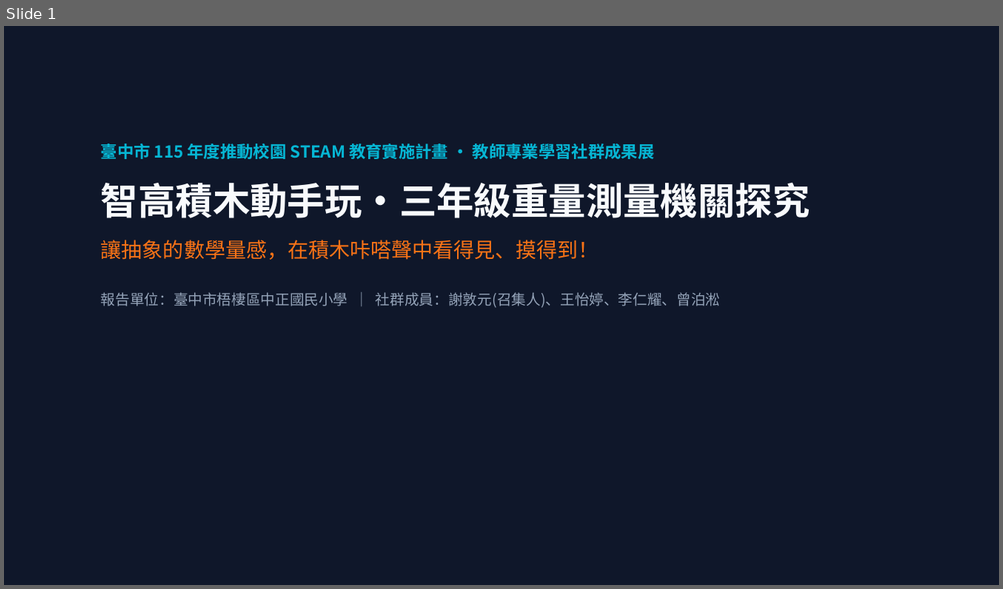
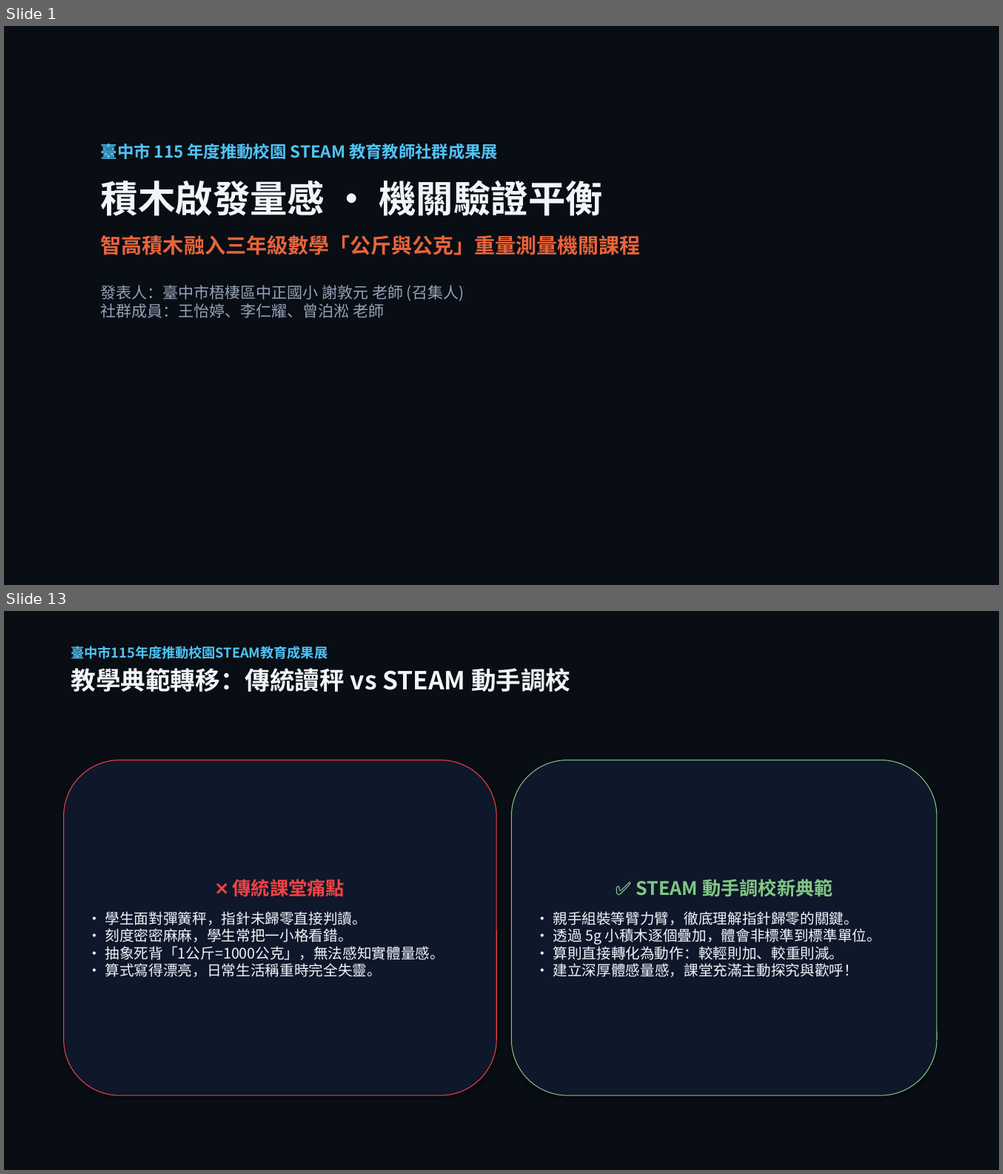
Before and after one commit to asc103138/steam-community-docs, a slide deck: 成果展繳交資料/臺中市梧棲區中正國小_STEAM成果展_5分鐘現場分享會簡報.pptx. Shown one above the other, each under a label of ours: slide 1 before the commit, slides 1 and 13 after it; the slides between them are not shown. The pictures are 1003x589 and 1003x1174 pixels, drawn with LibreOffice and Linux fonts; fonts in the diff are those of the drawing. Boxes give left, top, right and bottom in pixels: in the first picture for what was removed or moved away, otherwise in the second. Text is boxed around its words. In the diff, an @@ line names an element or a change of style, - is before the commit and + after.

Commit message:
feat: 擴增 115年度成果展 5分鐘分享會簡報為 16 頁 Reveal.js 精裝版與相關講稿檔案

```diff
--- a/成果展繳交資料/臺中市梧棲區中正國小_STEAM成果展_5分鐘現場分享會簡報.pptx
+++ b/成果展繳交資料/臺中市梧棲區中正國小_STEAM成果展_5分鐘現場分享會簡報.pptx
@@ slide 13 added at (4,611,999,1170), background #FFFFFF @@
@@ rectangle added at (4,611,999,1170), fill #090D14 @@
@@ text added at (71,646,570,692), 13 pt, text #4FC3F7, bold @@
+臺中市115年度推動校園STEAM教育成果展
+教學典範轉移：傳統讀秤 vs STEAM 動手調校
@@ rounded rectangle added at (64,760,496,1096), fill #0F172A, outline #EF4444 0.75 pt, 14 pt, text #F1F5F9 @@
+❌ 傳統課堂痛點
+• 學生面對彈簧秤，指針未歸零直接判讀。
+• 刻度密密麻麻，學生常把一小格看錯。
+• 抽象死背「1公斤=1000公克」，無法感知實體量感。
+• 算式寫得漂亮，日常生活稱重時完全失靈。
@@ rounded rectangle added at (512,760,936,1096), fill #0F172A, outline #81C784 0.75 pt, 14 pt, text #F1F5F9 @@
+✅ STEAM 動手調校新典範
+• 親手組裝等臂力臂，徹底理解指針歸零的關鍵。
+• 透過 5g 小積木逐個疊加，體會非標準到標準單位。
+• 算則直接轉化為動作：較輕則加、較重則減。
+• 建立深厚體感量感，課堂充滿主動探究與歡呼！
@@ slide 1 changed as well @@
@@ rectangle at (4,26,999,585): fill #0F172A to #090D14 @@
@@ text at (101,144,640,318): text changed; size 14 to 15 pt; bold on @@
-臺中市 115 年度推動校園 STEAM 教育實施計畫 · 教師專業學習社群成果展
-智高積木動手玩·三年級重量測量機關探究
-讓抽象的數學量感，在積木咔嗒聲中看得見、摸得到！
-報告單位：臺中市梧棲區中正國民小學 ｜ 社群成員：謝敦元(召集人)、王怡婷、李仁耀、曾泊淞
+臺中市 115 年度推動校園 STEAM 教育教師社群成果展
+積木啟發量感 · 機關驗證平衡
+智高積木融入三年級數學「公斤與公克」重量測量機關課程
+發表人：臺中市梧棲區中正國小 謝敦元 老師 (召集人)
+社群成員：王怡婷、李仁耀、曾泊淞 老師
```
Also in this commit, not shown: 14 other slides added, 6 slides removed, 10 other files.
